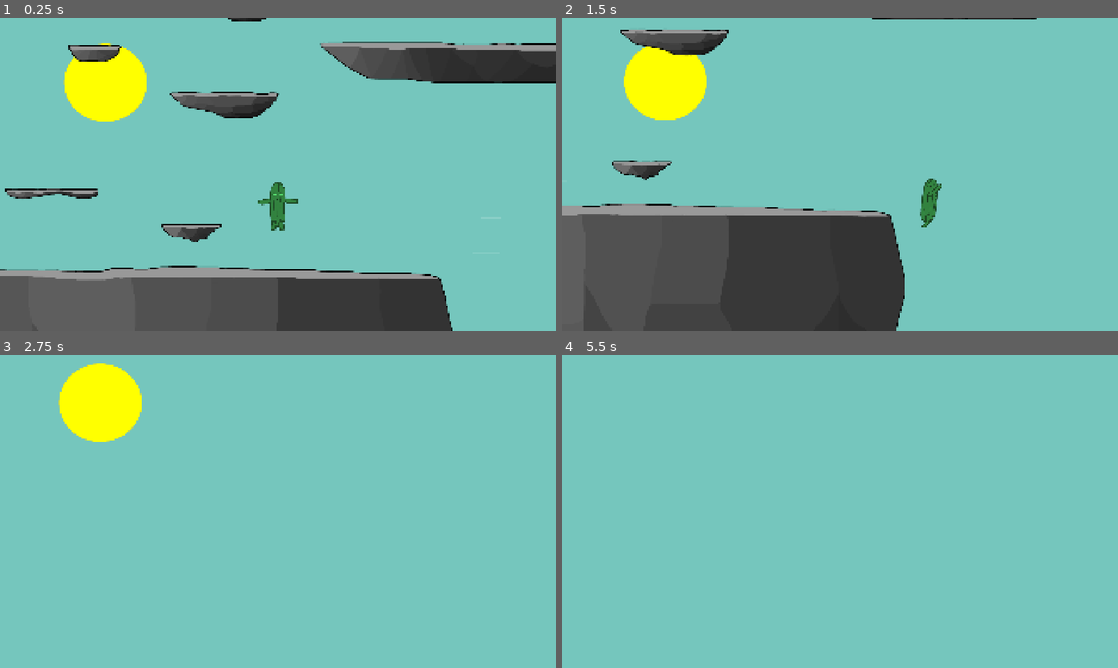
Above: before the commit, frames 1-4 (two rows, left to right).
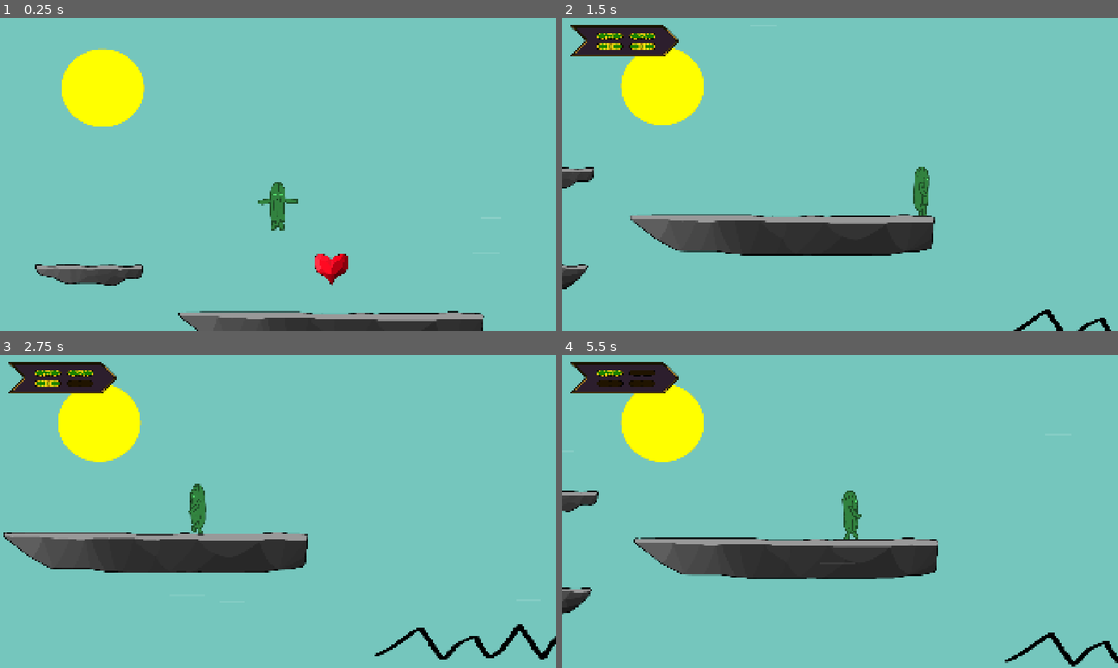
Above: after the commit, the same moments.

Repository: Brodyaga20/ogurek-2
Game: Godot game, scene res://Scenes/Crest.tscn
Same seed, same stepped clock (60 frames per second), same inputs: the game is played once before the commit and once after it.
Inputs:
- Up to frame 1 (0.25 s): no input
- Up to frame 2 (1.5 s): hold D (Right) from 0.53 s (still down); tap Shift (Dash) at 0.6 s; tap Space (Jump) at 0.77 s; tap Tab (Next_Sign) at 1.35 s
- Up to frame 3 (2.75 s): tap Space (Jump) at 1.52 s; release D (Right) at 2.03 s; hold A (Left) from 2.03 s (still down); tap 3 (Paper_Sign) at 2.1 s
- Up to frame 4 (5.5 s): release A (Left) at 2.78 s; hold D (Right) 2.78-4.28 s; tap 1 (Rock_Sign) at 2.85 s; tap Space (Jump) at 3.02, 3.77, 4.52 s; tap 2 (Scissors_Sign) at 3.6 s; hold A (Left) 4.28-5.03 s; tap Shift (Dash) at 4.35 s; hold D (Right) from 5.03 s (still down); tap Tab (Next_Sign) at 5.1 s

The runs differ from the first frame. In frame 1, 23% of the frame differs, in the area x 0-100%, y 0-100%; in frame 2, 25%, in the area x 0-99%, y 0-100%; in frame 3, 10%; in frame 4, 12%.

Commit message:
MINOR: Добавлены временные невидимые стены чтобы не падали куда не надо.

Diff:
--- a/Scenes/Crest.tscn
+++ b/Scenes/Crest.tscn
@@ -31,6 +31,7 @@
 [ext_resource type="Texture2D" uid="uid://cepand2ubomvn" path="res://Resources/Textures/HUD/Sign/ChangeAnimations/Paper_Rock/Frame0014.png" id="26_582xk"]
 [ext_resource type="Texture2D" uid="uid://5ba5rvgelh1u" path="res://Resources/Textures/Environment/Crest/Platforms/Small/17.png" id="27_gp8k1"]
 [ext_resource type="Texture2D" uid="uid://b7ekoma0fmfri" path="res://Resources/Textures/HUD/Sign/ChangeAnimations/Scissors_Paper/Frame0000.png" id="27_mavxr"]
+[ext_resource type="Texture2D" uid="uid://cxu6e13uk2plu" path="res://Resources/Textures/Environment/Crest/Platforms/Small/15.png" id="28_0sjt3"]
 [ext_resource type="Texture2D" uid="uid://d0ntdpln0ogtv" path="res://Resources/Textures/Environment/Crest/Items/Heart.png" id="28_cxrnp"]
 [ext_resource type="PackedScene" uid="uid://f0wcl3ix8nvw" path="res://Scenes/Trap.tscn" id="29_s13le"]
 [ext_resource type="Texture2D" uid="uid://rqcqlpblagro" path="res://Resources/Textures/Environment/Crest/Traps/Spikes.png" id="30_60bo7"]
@@ -50,6 +51,9 @@
 scale_over_velocity_min = 1.0
 scale_over_velocity_max = 1.0
 
+[sub_resource type="RectangleShape2D" id="RectangleShape2D_0sjt3"]
+size = Vector2(89, 384)
+
 [node name="Node2D" type="Node2D" unique_id=287013719]
 script = ExtResource("1_rheof")
 
@@ -301,12 +305,12 @@
 lowerSide = 150.0
 mass = 15
 hitboxType = 1
-texture = ExtResource("14_51k1f")
+texture = ExtResource("28_0sjt3")
 
 [node name="SpikeSegment" type="Node2D" parent="Cliffs/SmallCliffs" unique_id=600957706]
 
 [node name="Hero" parent="." unique_id=1801713874 instance=ExtResource("23_bfipr")]
-position = Vector2(6108, -462)
+position = Vector2(6598, -1391)
 
 [node name="Particles2" type="Node2D" parent="." unique_id=375667545]
 
@@ -376,3 +380,18 @@
 [node name="Wind1" type="Sprite2D" parent="." unique_id=882544805]
 position = Vector2(1208, 797)
 texture = ExtResource("34_f7pya")
+
+[node name="Node2D" type="Node2D" parent="." unique_id=196247025]
+
+[node name="StaticBody2D" type="StaticBody2D" parent="Node2D" unique_id=1326451064]
+
+[node name="CollisionShape2D" type="CollisionShape2D" parent="Node2D/StaticBody2D" unique_id=1785658735]
+position = Vector2(754, 1028)
+shape = SubResource("RectangleShape2D_0sjt3")
+
+[node name="StaticBody2D2" type="StaticBody2D" parent="Node2D" unique_id=1711031035]
+position = Vector2(6806, -729)
+
+[node name="CollisionShape2D" type="CollisionShape2D" parent="Node2D/StaticBody2D2" unique_id=311239133]
+position = Vector2(754, 1028)
+shape = SubResource("RectangleShape2D_0sjt3")
--- a/Scripts/HeroPhysic.gd
+++ b/Scripts/HeroPhysic.gd
@@ -26,15 +26,19 @@
 
 #endregion
 
-var signNow = ""
-
 #region Таймеры
 var dashTimer : float = 0
+const dashTimerMax = 0.2
 var hangTimer : float = 0
+const hangTimerMax = 0.2
 var coyoteTimer : float = 0
+const coyoteTimerMax = 0.06
 var jumpContinueTimer : float = 0
+const jumpContinueTimerMax = 0.12
 var changePoseTimer : float = 0
+const changePoseTimerMax = 0.1
 var stopFallingTimer := 0
+const stopFallingTimerMax = 0
 #endregion
 
 #region Переменные положения в пространстве
@@ -52,19 +56,19 @@
 var canContinueJump = false
 #endregion
 
+var signNow = ""
 var currentTransAnimation := ""
 var currentStableAnimation := ""
 
-var stopMove := false
-
+#region Переменные состояния
 enum verticalState {GROUND, WALK, JUMP, FALL, DASH, HANG, FASTFALL, DEATH}
 enum horizontalState {CENTER, RIGHT, LEFT}
 var currentVerticalState : verticalState
 var currentHorizontalState : horizontalState
 var currentGlobalMovementState := ""
-
-#endregion
-
+#endregion
+
+#region Функции смены состояний
 func set_vertical_state(new_state: verticalState) -> void:
 	currentTransAnimation = verticalState.keys()[currentVerticalState] + "_" + verticalState.keys()[new_state] + "_" + horizontalState.keys()[currentHorizontalState]
 	if currentVerticalState == new_state:
@@ -83,11 +87,11 @@
 
 func enter_vertical_state() -> void:
 	$"../HeroAnimation".play(currentTransAnimation)
-	changePoseTimer = 0.1
+	changePoseTimer = changePoseTimerMax
 	match currentVerticalState:
 		verticalState.JUMP:
 			canContinueJump = true
-			jumpContinueTimer = 0.12
+			jumpContinueTimer = jumpContinueTimerMax
 		verticalState.GROUND:
 			if autoJump:
 				set_vertical_state(verticalState.JUMP)
@@ -100,13 +104,13 @@
 			canDash = false
 			velocity.y = 0
 			velocity.x = dashSpeed * lastDirection
-			dashTimer = 0.2
+			dashTimer = dashTimerMax
 			if lastDirection == 1:
 				set_horizontal_state(horizontalState.RIGHT)
 			elif lastDirection == -1:
 				set_horizontal_state(horizontalState.LEFT)
 		verticalState.HANG:
-			hangTimer = 0.2
+			hangTimer = hangTimerMax
 	return
 
 func exit_vertical_state() -> void:
@@ -115,29 +119,31 @@
 func enter_horizontal_state() -> void:
 	$"../HeroAnimation".play(currentTransAnimation)
 	if currentVerticalState == verticalState.GROUND:
-		changePoseTimer = 0.1
+		changePoseTimer = changePoseTimerMax
 	else:
 		changePoseTimer = -1
 	return
 
 func exit_horizontal_state() -> void:
 	return
+#endregion
 
 func start_playing_stable_anim() -> void:
 	$"../HeroAnimation".play(currentStableAnimation)
 
+#region Функции чекпоинтов
 func set_checkpoint(newCheckpoint: Vector2):
 	checkpoint = newCheckpoint
 
 func go_to_checkpoint():
 	velocity = Vector2.ZERO
 	position = checkpoint
+#endregion
 
 func update_state(delta: float) -> void:
+	currentGlobalMovementState = verticalState.keys()[currentVerticalState] + "_" + horizontalState.keys()[currentHorizontalState]
 	if coyoteTimer > 0:
 		coyoteTimer -= delta
-
-	currentGlobalMovementState = verticalState.keys()[currentVerticalState] + "_" + horizontalState.keys()[currentHorizontalState]
 	if changePoseTimer != 0:
 		changePoseTimer -= delta
 	if changePoseTimer < 0 && changePoseTimer > -1:
@@ -157,7 +163,7 @@
 			elif Input.is_action_just_pressed("Dash") && signNow == "Scissors":
 				set_vertical_state(verticalState.DASH)
 			elif !is_on_floor():
-				coyoteTimer = 0.06
+				coyoteTimer = coyoteTimerMax
 				set_vertical_state(verticalState.FALL)
 			elif Input.is_action_just_pressed("Dash") && signNow == "Scissors":
 				set_vertical_state(verticalState.DASH)
@@ -240,7 +246,7 @@
 		horizontalState.RIGHT:
 			if direction != 1:
 				set_horizontal_state(horizontalState.CENTER)
-	pass
+
 
 func update_death_state(delta: float) -> void:
 	$"../HeroAnimation".play("DEATH_" + horizontalState.keys()[currentHorizontalState])
@@ -264,7 +270,6 @@
 	canAutoJump = true
 	pass # Replace with function body.
 
-
 func _on_coyote_area_body_exited(_body: Node2D) -> void:
 	canAutoJump = false
 	pass # Replace with function body.
Binary file changed: Resources/Textures/Environment/Crest/Platforms/Small/15.png
Renamed: Resources/Textures/Environment/EmptyBlock — копия.png -> Resources/Textures/Environment/EmptyBlock2.png
Not shown, changed: Resources/Textures/Environment/EmptyBlock2.png.import
